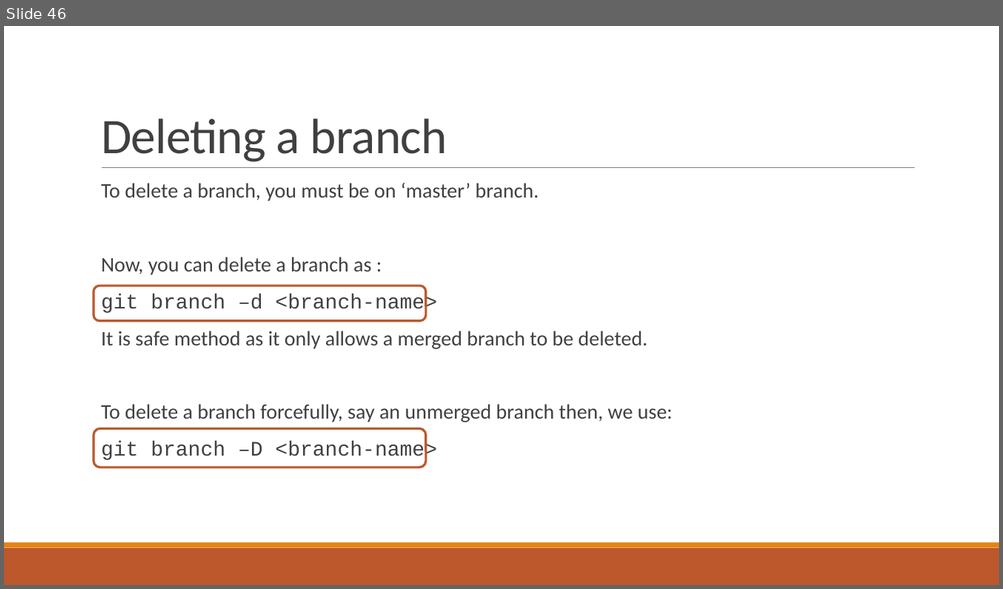
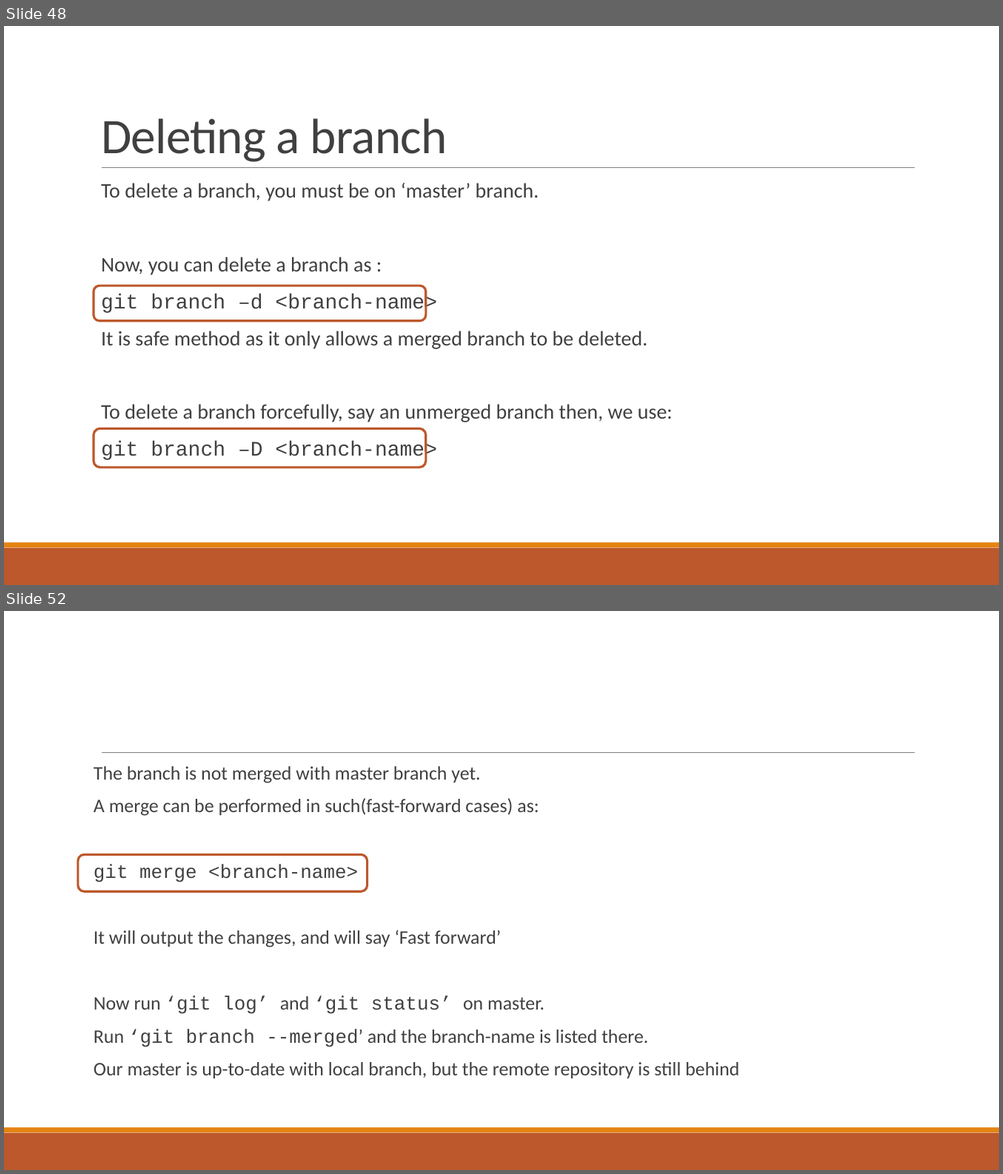
Before and after one commit to roshanlc/crash-course-on-git-and-github, a slide deck: Crash course on git and github.pptx. Shown one above the other, each under a label of ours: slide 46 before the commit, slides 48 and 52 after it; the slides between them are not shown. The pictures are 1003x589 and 1003x1174 pixels, drawn with LibreOffice and Linux fonts; fonts in the diff are those of the drawing. Boxes give left, top, right and bottom in pixels: in the first picture for what was removed or moved away, otherwise in the second. Text is boxed around its words. In the diff, an @@ line names an element or a change of style, - is before the commit and + after.

```diff
--- a/Crash course on git and github.pptx
+++ b/Crash course on git and github.pptx
@@ slide 52 added at (4,611,999,1170), background #FFFFFF; not listed: 3 template elements that a slide beside it also shows @@
@@ text added at (94,766,739,1079), 18.5 pt, text #404040 @@
+The branch is not merged with master branch yet.
+A merge can be performed in such(fast-forward cases) as:
+git merge <branch-name>
+It will output the changes, and will say ‘Fast forward’
+Now run ‘git log’ and ‘git status’ on master.
+Run ‘git branch --merged’ and the branch-name is listed there.
+Our master is up-to-date with local branch, but the remote repository is still behind
@@ rounded rectangle added at (78,855,367,891), outline #BD582C 2.25 pt @@
@@ what was slide 46 is now slide 48 @@
```
Also in this commit, not shown: 3 slides changed, 15 other slides added.
